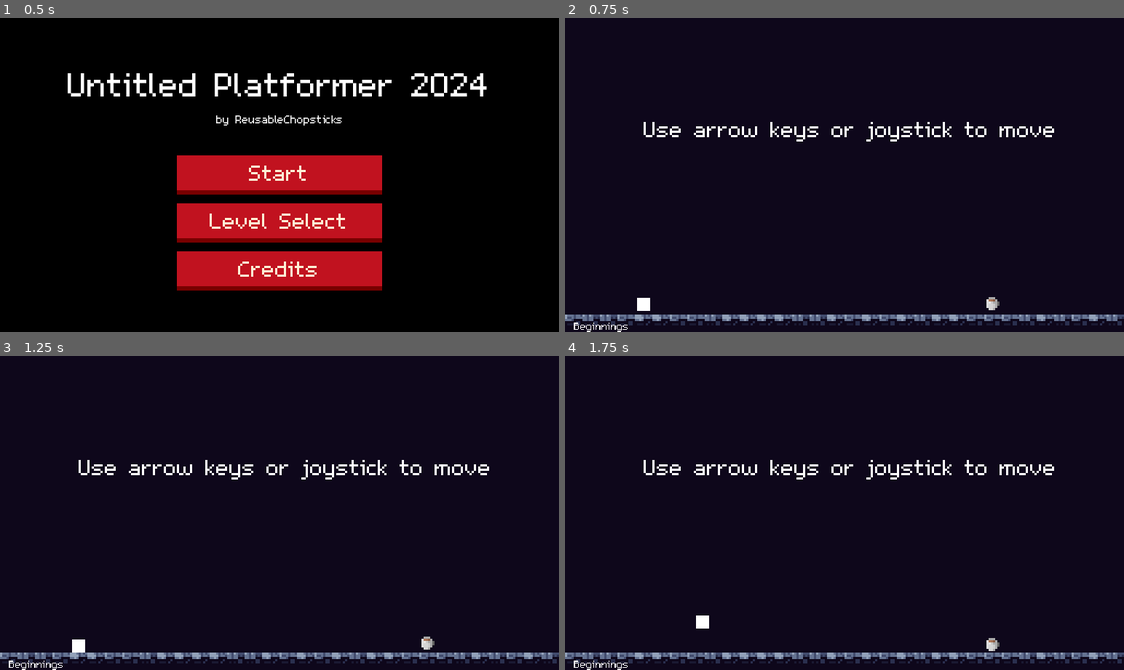
Above: before the commit, frames 1-4 (two rows, left to right).
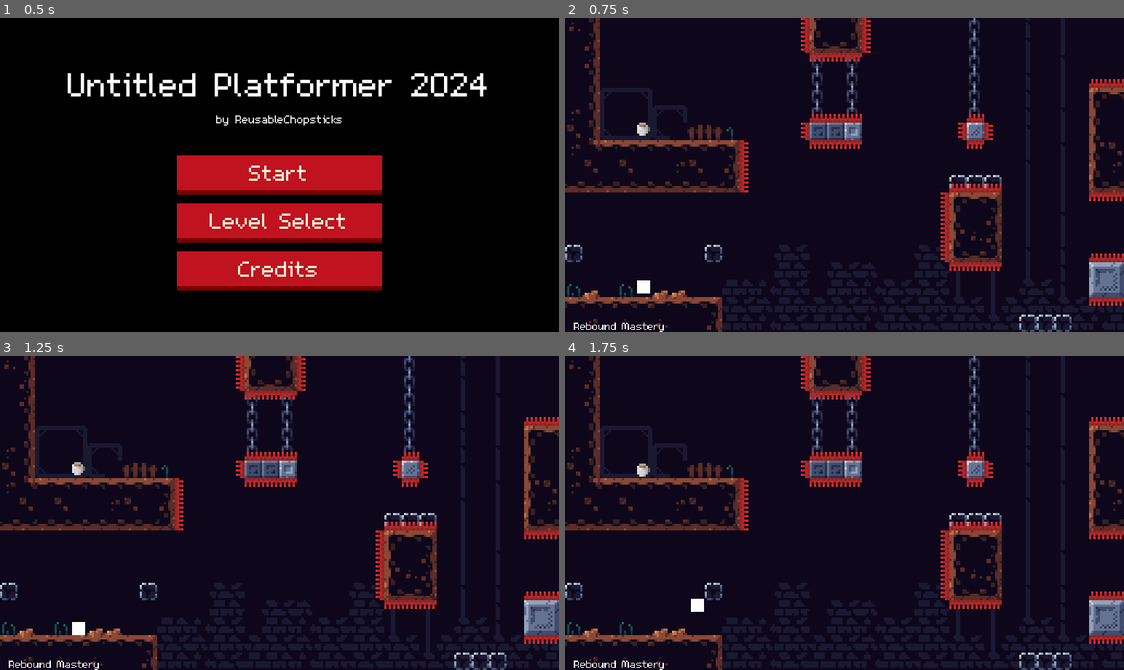
Above: after the commit, the same moments.

Repository: ReusableChopsticks/Platformer2024
Game: Godot game, scene res://scenes/levels/game_manager.tscn
Same seed, same stepped clock (60 frames per second), same inputs: the game is played once before the commit and once after it.
Inputs:
- Up to frame 1 (0.5 s): no input
- Up to frame 2 (0.75 s): click "Start" at 0.5 s
- Up to frame 3 (1.25 s): no input
- Up to frame 4 (1.75 s): tap Enter at 1.25 s; hold Right (right) from 1.28 s (still down); tap Z (dash) at 1.35 s; tap Up (jump) at 1.52 s

Frame 1 is identical in both runs. In frame 2, 13% of the frame differs, in the area x 0-100%, y 0-100%; in frame 3, 13%; in frame 4, 13%.

Commit message:
best time system added

Diff:
--- a/project.godot
+++ b/project.godot
@@ -11,6 +11,7 @@
 [application]
 
 config/name="Platformer2024"
+config/description="A platformer game where you can dash into walls to rebound and gain speed. Made by ReusableChopsticks, 2024."
 run/main_scene="res://scenes/levels/game_manager.tscn"
 config/features=PackedStringArray("4.2", "Forward Plus")
 config/icon="res://icon.svg"
--- a/scenes/UI/end_screen.gd
+++ b/scenes/UI/end_screen.gd
@@ -14,7 +14,16 @@
 		%Time.text = "INVALID"
 		%TimeNote.show()
 	else:
-		%Time.text = str(level_manager.completion_time / 1000) + "s"
+		%Time.text = str(level_manager.completion_time / 1000.0) + "s "
+
+		## Update best time
+		if level_manager.completion_time < player_stats.best_time:
+			player_stats.best_time = level_manager.completion_time
+			%Time.text += "(New best!)"
+		elif player_stats.best_time == -1: # no time set yet
+			player_stats.best_time = level_manager.completion_time
+			%Time.text += "(New best!)"
+
 	$AnimationPlayer.play("cutscene")
 
 func _on_main_menu_button_pressed():
--- a/scenes/UI/end_screen.tscn
+++ b/scenes/UI/end_screen.tscn
@@ -372,7 +372,7 @@
 modulate = Color(1, 1, 1, 0)
 layout_mode = 2
 theme_override_font_sizes/font_size = 0
-text = "Time only starts from the first level!"
+text = "(Timer only starts from the first level)"
 label_settings = SubResource("LabelSettings_m5s3s")
 
 [node name="MainMenuButton" type="Button" parent="MarginContainer/VBoxContainer/VBoxContainer2"]
--- a/scenes/levels/manager/level_manager.gd
+++ b/scenes/levels/manager/level_manager.gd
@@ -44,6 +44,7 @@
 	return id
 
 func load_current_level():
+	print(level_index, world_index)
 	## Unload the current level
 	if current_level:
 		current_level.queue_free()
@@ -53,10 +54,8 @@
 		return
 
 	## Reset the start time
-	if level_index == 0 and world_index == 0:
+	if start_time == -1 and level_index == 0 and world_index == 0:
 		start_time = Time.get_ticks_msec()
-	else:
-		start_time = -1 # invalid because not from the beginning
 
 	current_level = worlds[world_index][level_index].instantiate()
 	current_level.level_completed.connect(on_level_completed)
@@ -81,6 +80,11 @@
 func load_level(world_index: int, level_index: int):
 	self.world_index = world_index
 	self.level_index = level_index
+
+	## If player is not starting from the beginning
+	if world_index != 0 and level_index != 0:
+		start_time = -1
+
 	load_current_level()
 
 func last_level_reached():
@@ -99,6 +103,9 @@
 	endscreen_node = endscreen.instantiate()
 	add_child(endscreen_node)
 	endscreen_node.quit_to_main_menu.connect(_on_endscreen_quit_level)
+	## Reset player back to the start
+	level_index = 0
+	world_index = 0
 
 func on_level_completed(level_name):
 	print("Just completed level: %s" % level_name)
@@ -110,4 +117,5 @@
 func _on_endscreen_quit_level():
 	endscreen_node.queue_free()
 	endscreen_node = null
+	start_time = -1
 	quit_level.emit()
--- a/scenes/levels/manager/level_manager.tscn
+++ b/scenes/levels/manager/level_manager.tscn
@@ -41,6 +41,8 @@
 [node name="LevelManager" type="Node"]
 process_mode = 1
 script = ExtResource("1_qejvj")
+start_level_index = 19
+start_world_index = 1
 world_1 = Array[PackedScene]([ExtResource("2_ro4rt"), ExtResource("3_3mnyf"), ExtResource("5_7xeba"), ExtResource("6_fo …(279 unchanged characters)…
 world_2 = Array[PackedScene]([ExtResource("3_kx67w"), ExtResource("19_wss2l"), ExtResource("20_iafgb"), ExtResource("21 …(410 unchanged characters)…
 
--- a/scenes/player/PlayerStats.gd
+++ b/scenes/player/PlayerStats.gd
@@ -5,3 +5,5 @@
 ## The ID for the latest unlocked level. Just keep incrementing this
 ## according to the total levels completed
 @export var level_unlocked: int = 0
+
+@export var best_time: float = -1
